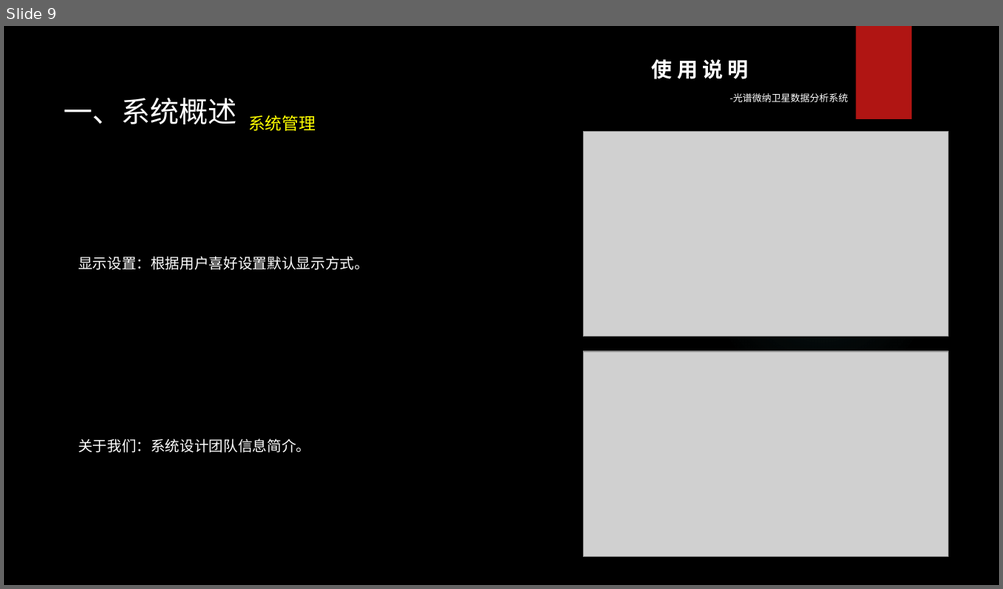
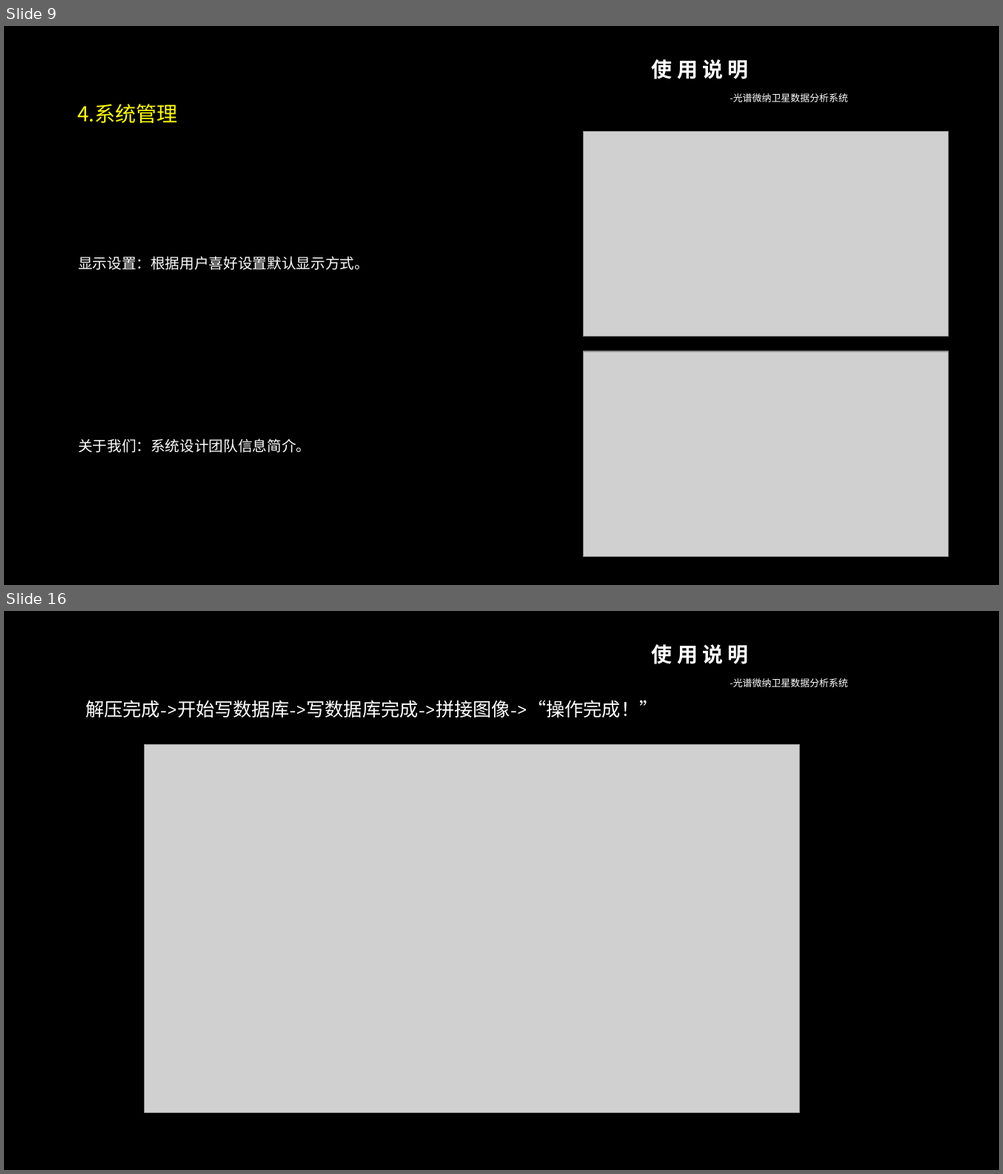
Before and after one commit to Levikov/Spectra, a slide deck: Spectra/image/Spectra使用说明&演示.pptx. Shown one above the other, each under a label of ours: slide 9 before the commit, slides 9 and 16 after it; the slides between them are not shown. The pictures are 1003x589 and 1003x1174 pixels, drawn with LibreOffice and Linux fonts; fonts in the diff are those of the drawing; grey boxes stand for pictures; background and template pictures are left out. Boxes give left, top, right and bottom in pixels: in the first picture for what was removed or moved away, otherwise in the second. Text is boxed around its words. In the diff, an @@ line names an element or a change of style, - is before the commit and + after.

```diff
--- a/Spectra/image/Spectra使用说明&演示.pptx
+++ b/Spectra/image/Spectra使用说明&演示.pptx
@@ slide 16 added at (4, 611, 999, 1170), background picture (left out); not listed: 1 template element that a slide beside it also shows @@
@@ text added at (85, 700, 657, 718), 18 pt, text #FFFFFF @@
+解压完成->开始写数据库->写数据库完成->拼接图像->“操作完成！”
@@ picture added at (145, 744, 799, 1113) @@
@@ slide 9 changed as well @@
@@ rectangle removed at (855, 26, 911, 119) @@
@@ text at (77, 104, 178, 124): text changed; size 28 to 20 pt; text colour #FFFFFF to #FFFF00 @@
-一、系统概述 系统管理
+4.系统管理
```
Also in this commit, not shown: 8 other slides changed, 15 other slides added.
